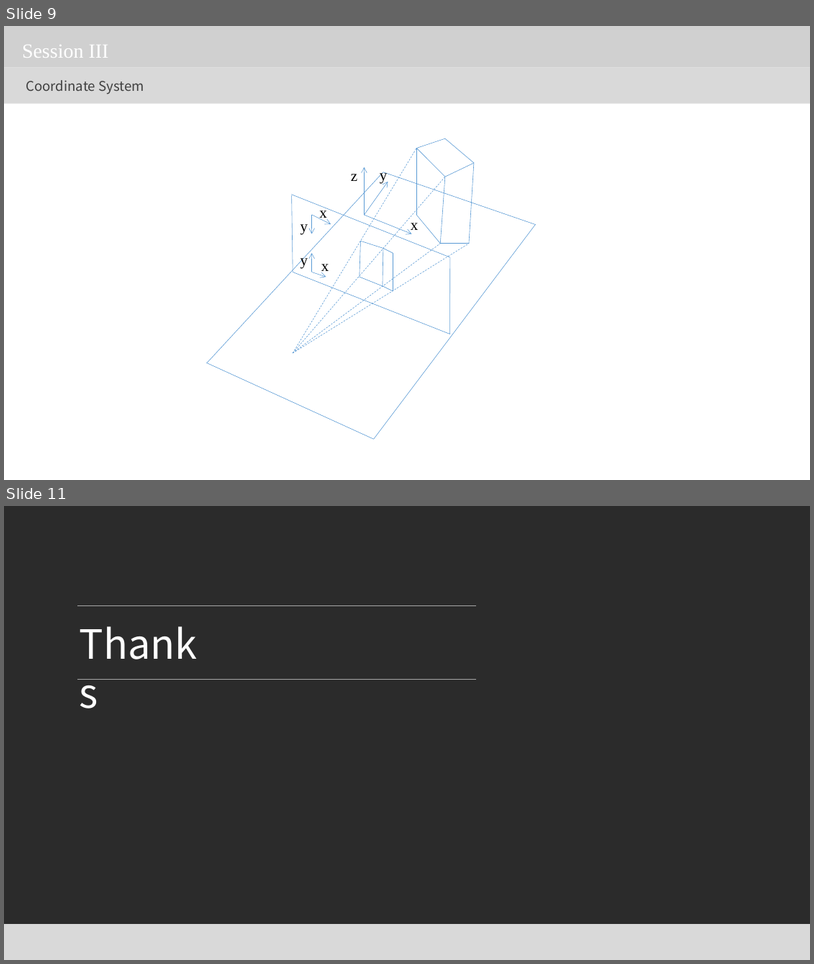
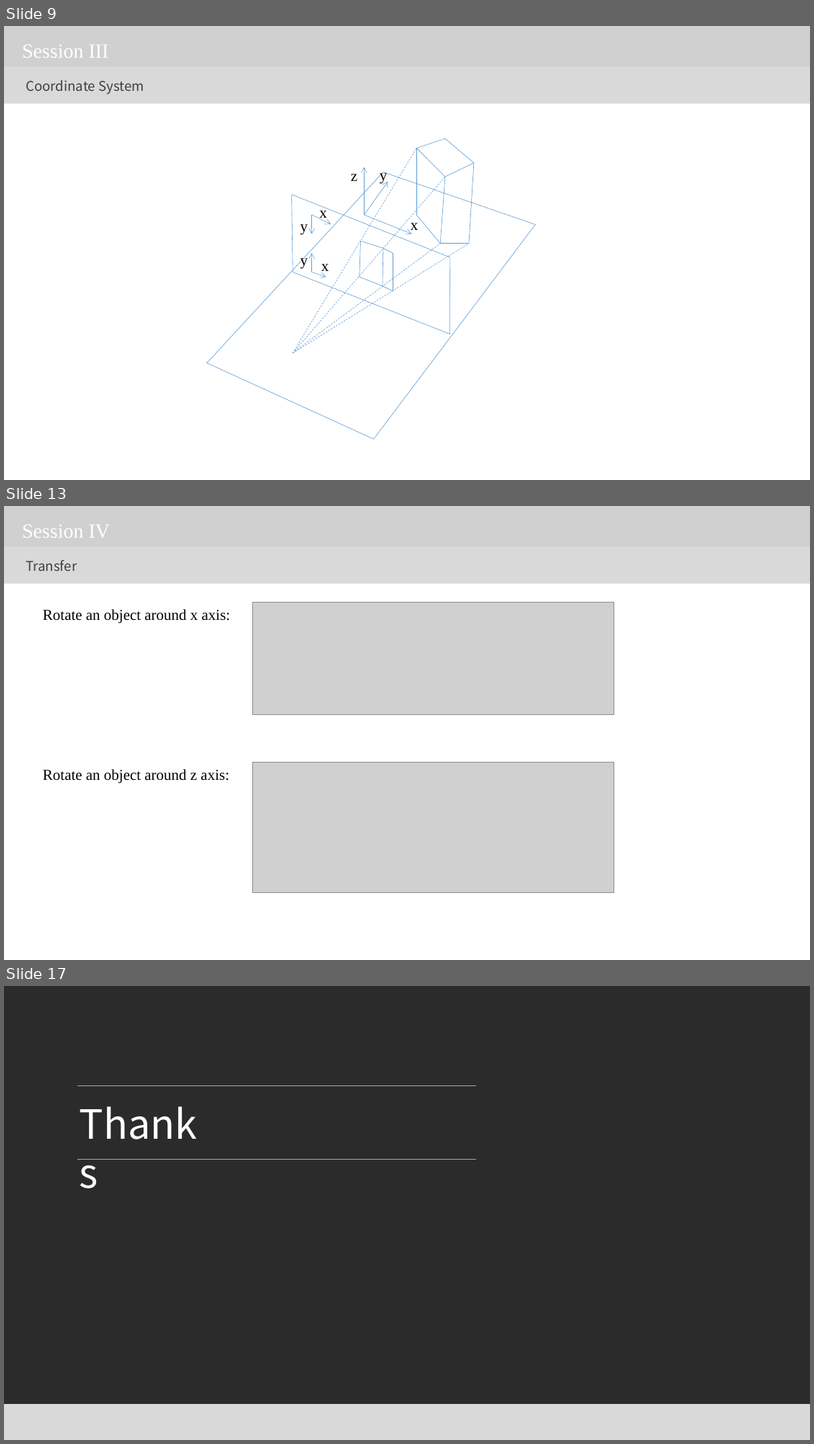
Before and after one commit to jeromepeng/tetris, a slide deck: Doc/3D Graphic.pptx. Shown one above the other, each under a label of ours: slides 9 and 11 before the commit, slides 9, 13 and 17 after it; the slides between them are not shown. The pictures are 814x964 and 814x1444 pixels, drawn with LibreOffice and Linux fonts; fonts in the diff are those of the drawing; grey boxes stand for pictures; background and template pictures are left out; a plain dark background stands for a picture behind light text. Boxes give left, top, right and bottom in pixels: in the first picture for what was removed or moved away, otherwise in the second. Text is boxed around its words. In the diff, an @@ line names an element or a change of style, - is before the commit and + after.

```diff
--- a/Doc/3D Graphic.pptx
+++ b/Doc/3D Graphic.pptx
@@ slide 13 added at (4, 506, 810, 960), background picture (left out) @@
@@ picture added at (4, 506, 810, 547) @@
@@ text added at (22, 525, 111, 538), 24 pt, text #FFFFFF @@
+Session IV
@@ rectangle added at (4, 547, 810, 584), fill #D9D9D9 @@
@@ text added at (26, 560, 77, 571), 16 pt, text #404040 @@
+Transfer
@@ text added at (43, 609, 231, 623), 18 pt, text #000000 @@
+Rotate an object around x axis:
@@ picture added at (252, 602, 615, 714) @@
@@ picture added at (252, 762, 615, 892) @@
@@ text added at (43, 769, 229, 783), 18 pt, text #000000 @@
+Rotate an object around z axis:
@@ what was slide 11 is now slide 17 @@
```
Also in this commit, not shown: 1 slide changed, 5 other slides added, 11 other files.
